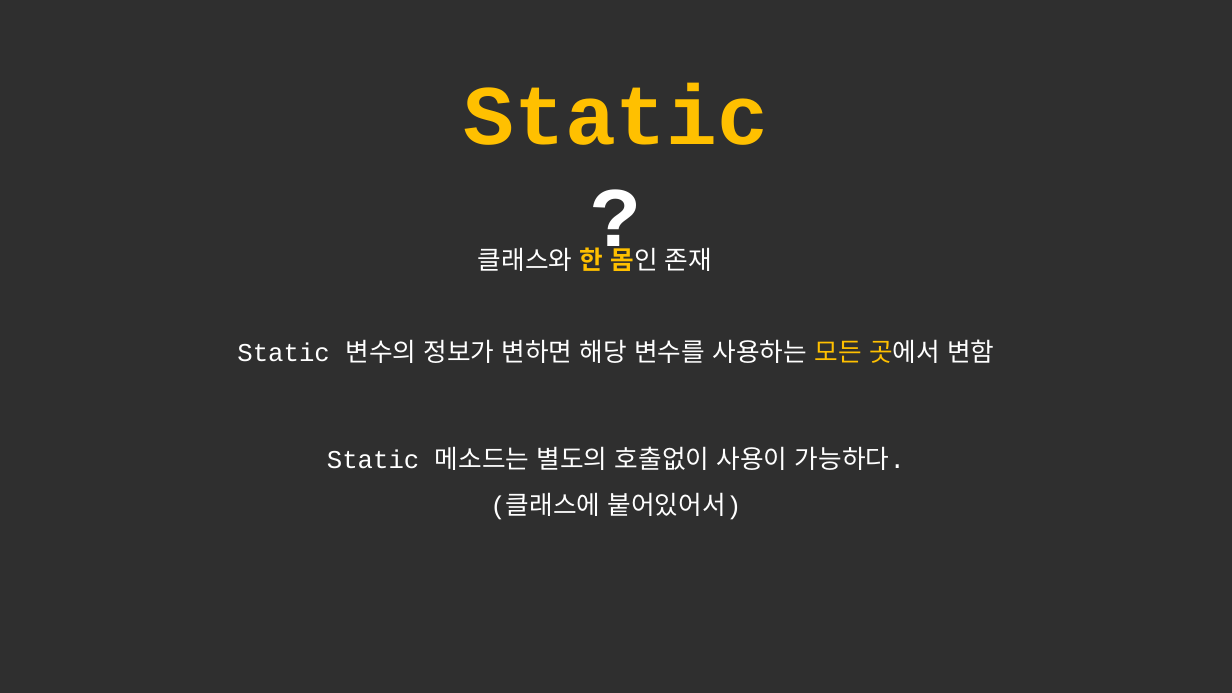
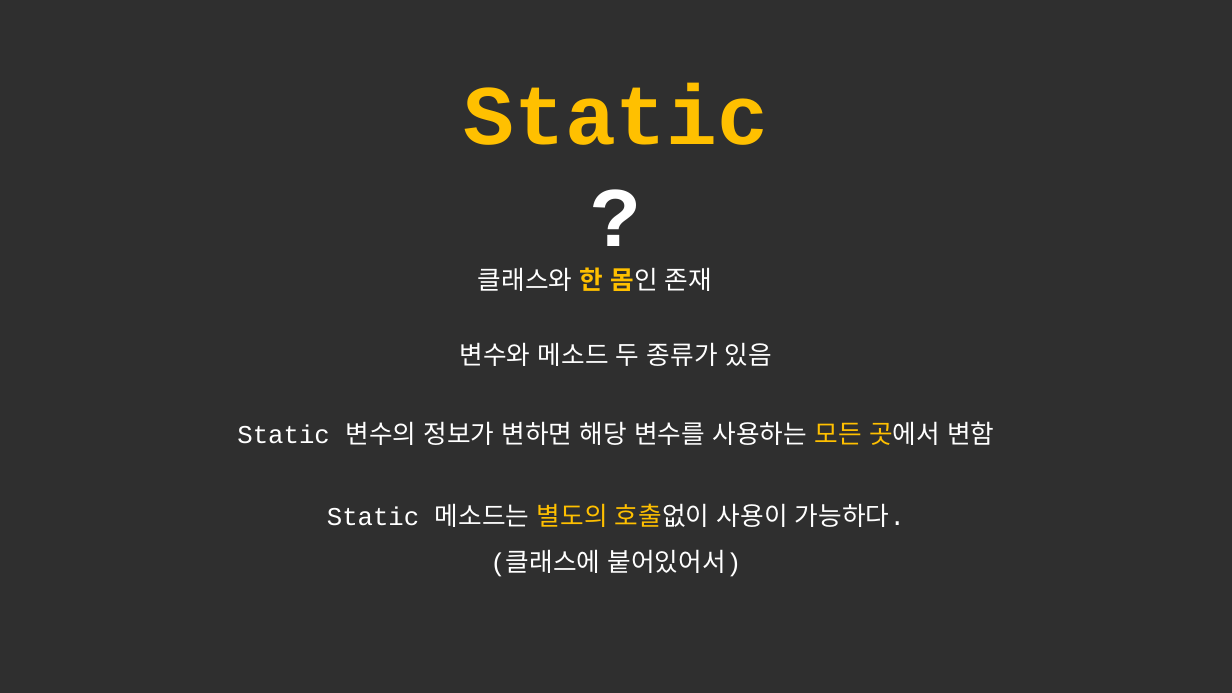
Before and after one commit to forwdevel/Full-Stack, a slide deck: slide 20 of 객체이론정리.pptx (slide 18 before the commit). Drawn at 1232x693 pixels with LibreOffice and Linux fonts; fonts in the diff are those of the drawing. Boxes give left, top, right and bottom in pixels: in the first picture for what was removed or moved away, otherwise in the second. Text is boxed around its words. In the diff, an @@ line names an element or a change of style, - is before the commit and + after.

```diff
--- a/객체이론정리.pptx
+++ b/객체이론정리.pptx
@@ text "클래스와 한 몸인 존재" rewrapped from [478,243,712,271] to [478,267,712,291] @@
@@ text added at [460,342,772,366], 20 pt, text #FFFFFF @@
+변수와 메소드 두 종류가 있음
@@ text "Static 변수의 정보가 변하면 해당 ...": place and size @@
-text "Static 변수의 정보가 변하면 해당 ..." at [237,339,994,363]
+text "Static 변수의 정보가 변하면 해당 ..." at [237,421,994,445]
@@ text "Static 메소드는 별도의 호출없이 사용이 ...": place and size @@
-text "Static 메소드는 별도의 호출없이 사용이 ..." at [327,446,905,520]
+text "Static 메소드는 별도의 호출없이 사용이 ..." at [327,503,905,577]
@@ text at [327,503,905,527]: text colour #FFFFFF to #FFC000 in "별도의 호출없이" @@
```
Also in this commit, not shown: 1 other slide changed, 4 slides added.
